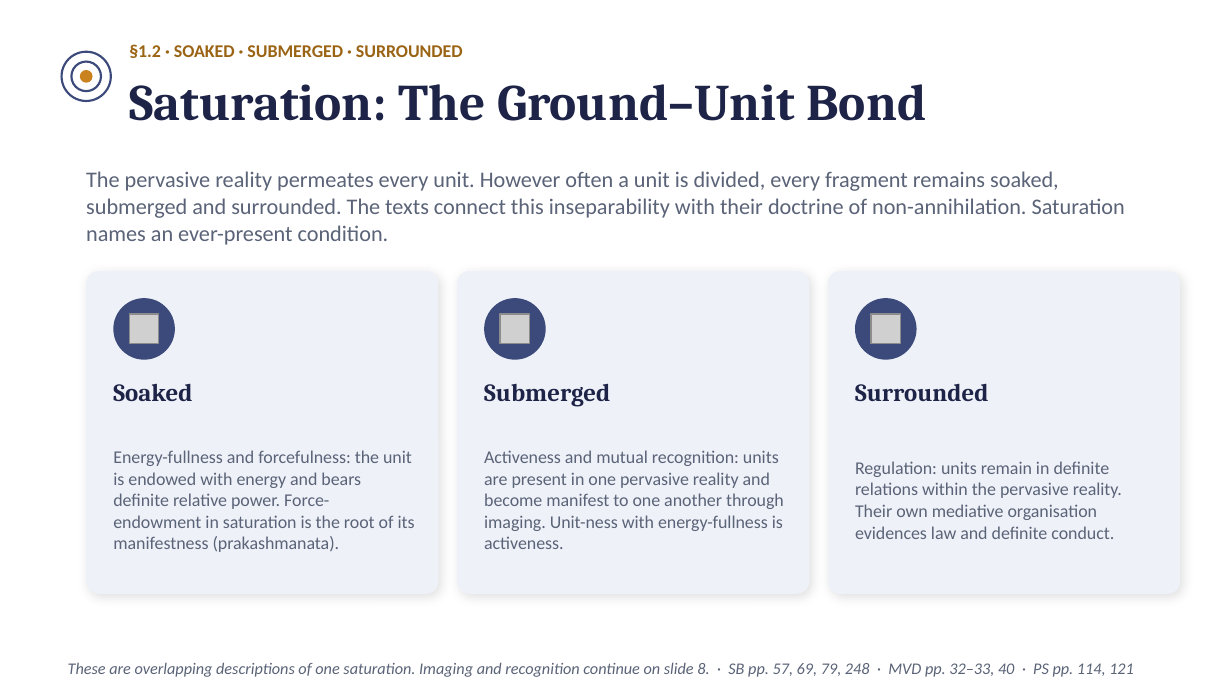
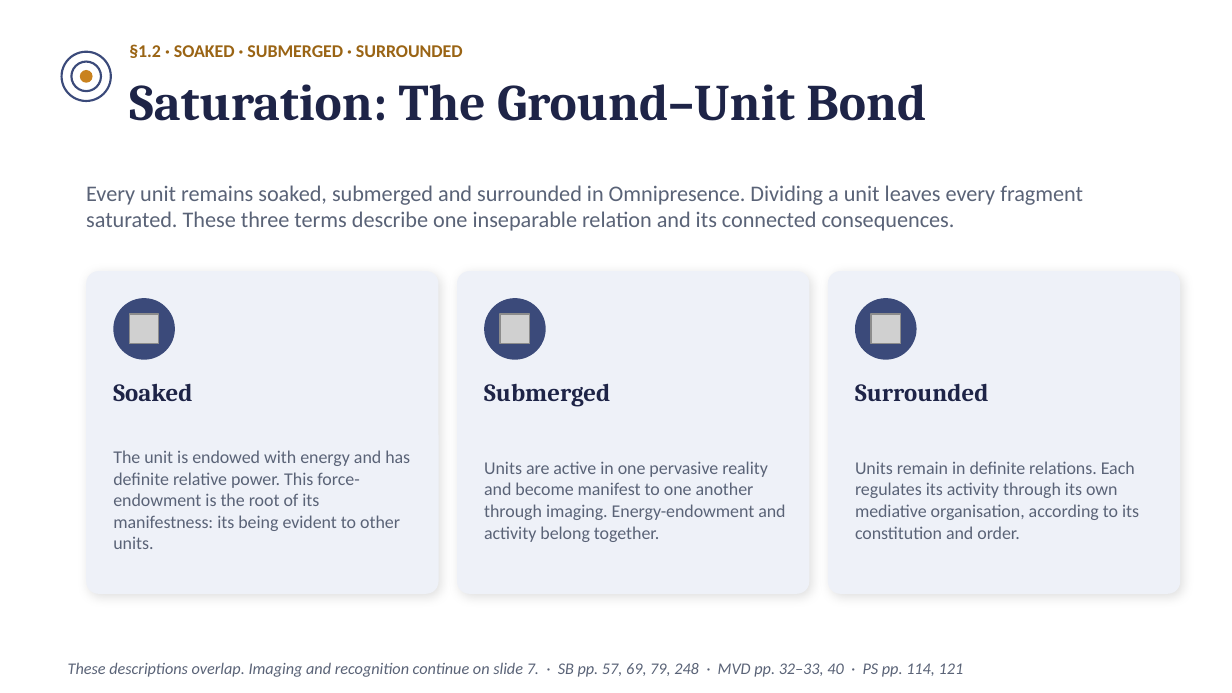
Before and after one commit to raghavamohan/AnalyticMadhyasthDarshan, a slide deck: slide 6 of Studies/The-Ontology-of-Coexistence/The-Ontology-of-Existence-Madhyasth-Darshan.pptx. Drawn at 1232x693 pixels with LibreOffice and Linux fonts; fonts in the diff are those of the drawing; grey boxes stand for pictures. Boxes give left, top, right and bottom in pixels: in the first picture for what was removed or moved away, otherwise in the second. Text is boxed around its words. In the diff, an @@ line names an element or a change of style, - is before the commit and + after.

```diff
--- a/Studies/The-Ontology-of-Coexistence/The-Ontology-of-Existence-Madhyasth-Darshan.pptx
+++ b/Studies/The-Ontology-of-Coexistence/The-Ontology-of-Existence-Madhyasth-Darshan.pptx
@@ text at (86,185,1083,231): text changed @@
-The pervasive reality permeates every unit. However often a unit is divided, every fragment remains soaked, submerged and surrounded. The texts connect this inseparability with their doctrine of non-annihilation. Saturation names an ever-present condition.
+Every unit remains soaked, submerged and surrounded in Omnipresence. Dividing a unit leaves every fragment saturated. These three terms describe one inseparable relation and its connected consequences.
@@ text at (113,450,410,549): text changed @@
-Energy-fullness and forcefulness: the unit is endowed with energy and bears definite relative power. Force-endowment in saturation is the root of its manifestness (prakashmanata).
+The unit is endowed with energy and has definite relative power. This force-endowment is the root of its manifestness: its being evident to other units.
@@ text at (484,461,785,542): text changed @@
-Activeness and mutual recognition: units are present in one pervasive reality and become manifest to one another through imaging. Unit-ness with energy-fullness is activeness.
+Units are active in one pervasive reality and become manifest to one another through imaging. Energy-endowment and activity belong together.
@@ text at (855,461,1139,539): text changed @@
-Regulation: units remain in definite relations within the pervasive reality. Their own mediative organisation evidences law and definite conduct.
+Units remain in definite relations. Each regulates its activity through its own mediative organisation, according to its constitution and order.
@@ text at (68,662,964,677): text changed @@
-These are overlapping descriptions of one saturation. Imaging and recognition continue on slide 8. · SB pp. 57, 69, 79, 248 · MVD pp. 32–33, 40 · PS pp. 114, 121
+These descriptions overlap. Imaging and recognition continue on slide 7. · SB pp. 57, 69, 79, 248 · MVD pp. 32–33, 40 · PS pp. 114, 121
```
Also in this commit, not shown: 12 other slides changed, 14 other files.
